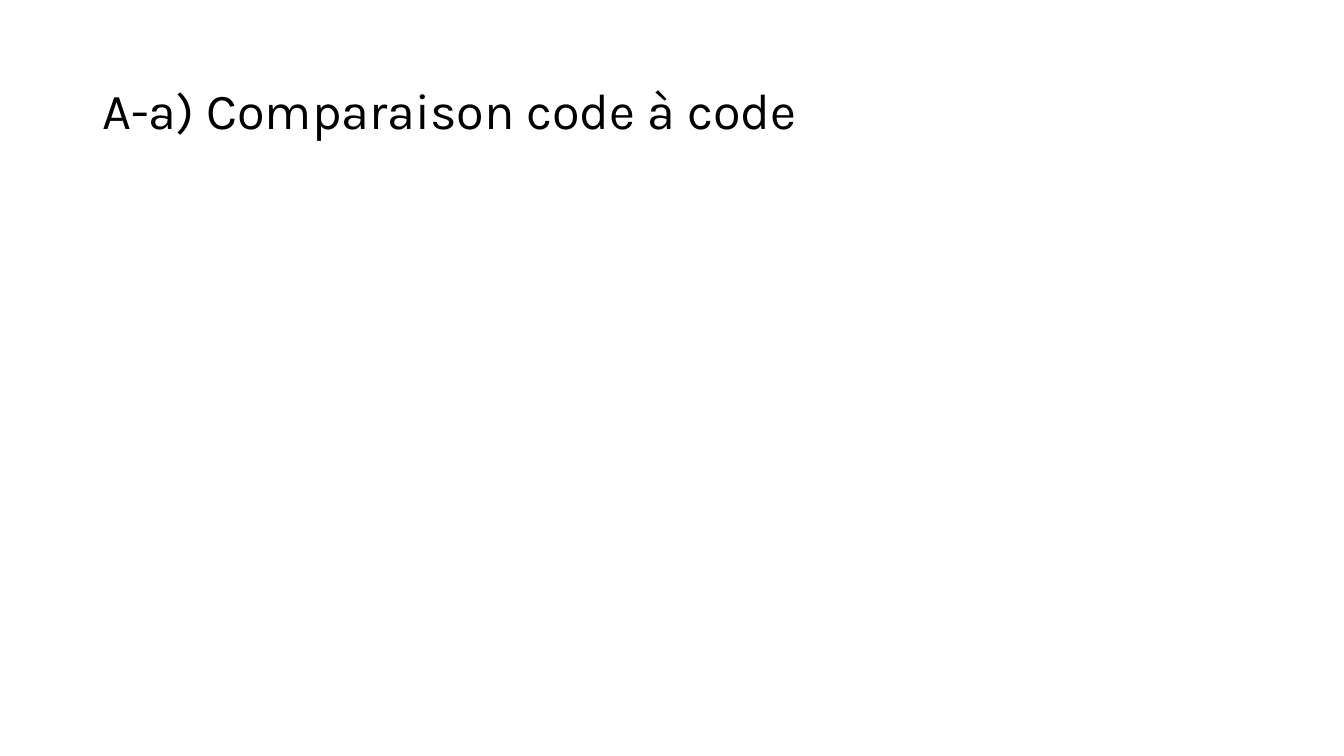
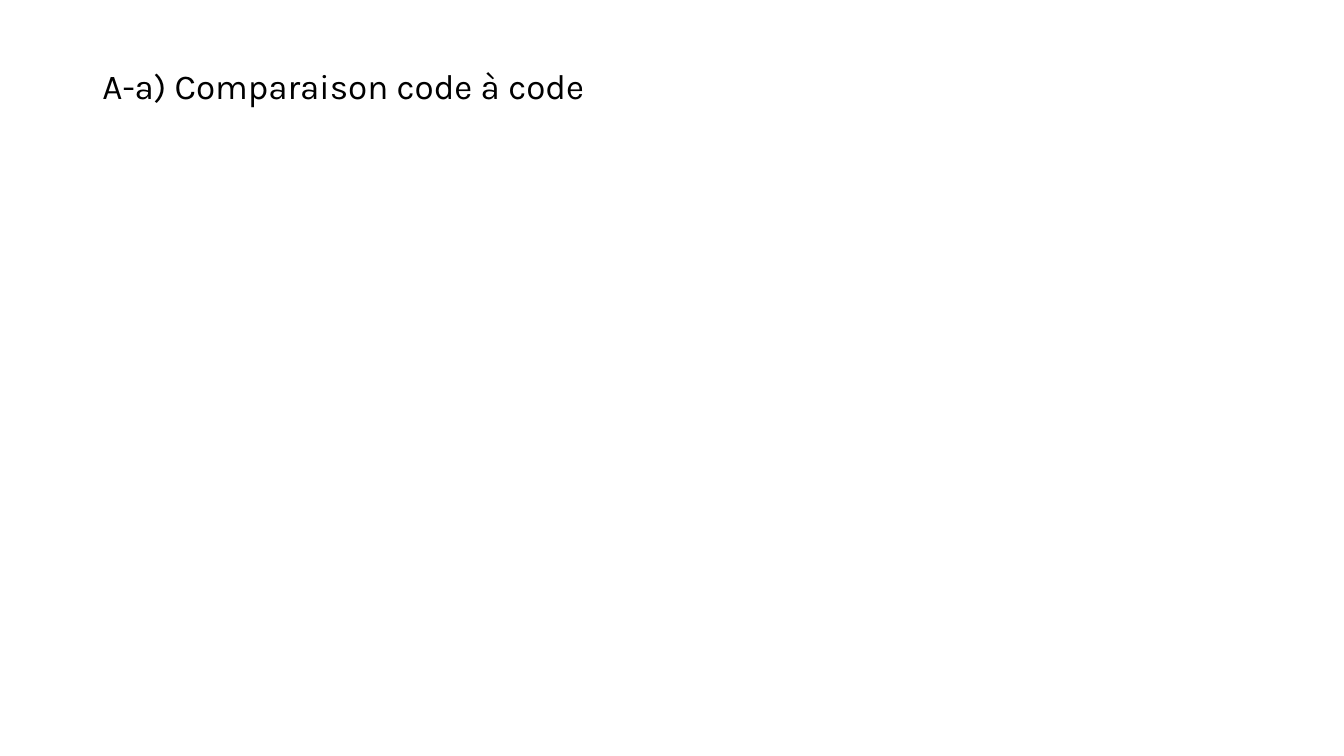
Before and after one commit to mehdibendaya/MEC8211DEV2, a slide deck: slide 4 of Devoir_2.pptx. Drawn at 1344x756 pixels with LibreOffice and Linux fonts; fonts in the diff are those of the drawing; grey boxes stand for pictures. Boxes give left, top, right and bottom in pixels: in the first picture for what was removed or moved away, otherwise in the second. Text is boxed around its words. In the diff, an @@ line names an element or a change of style, - is before the commit and + after.

```diff
--- a/Devoir_2.pptx
+++ b/Devoir_2.pptx
@@ title "A-a) Comparaison code à code" at (x1=102, y1=72, x2=584, y2=108): size 36 to 25 pt @@
```
Also in this commit, not shown: 10 other slides changed, 1 slide added, 1 slide removed, 8 other files.
